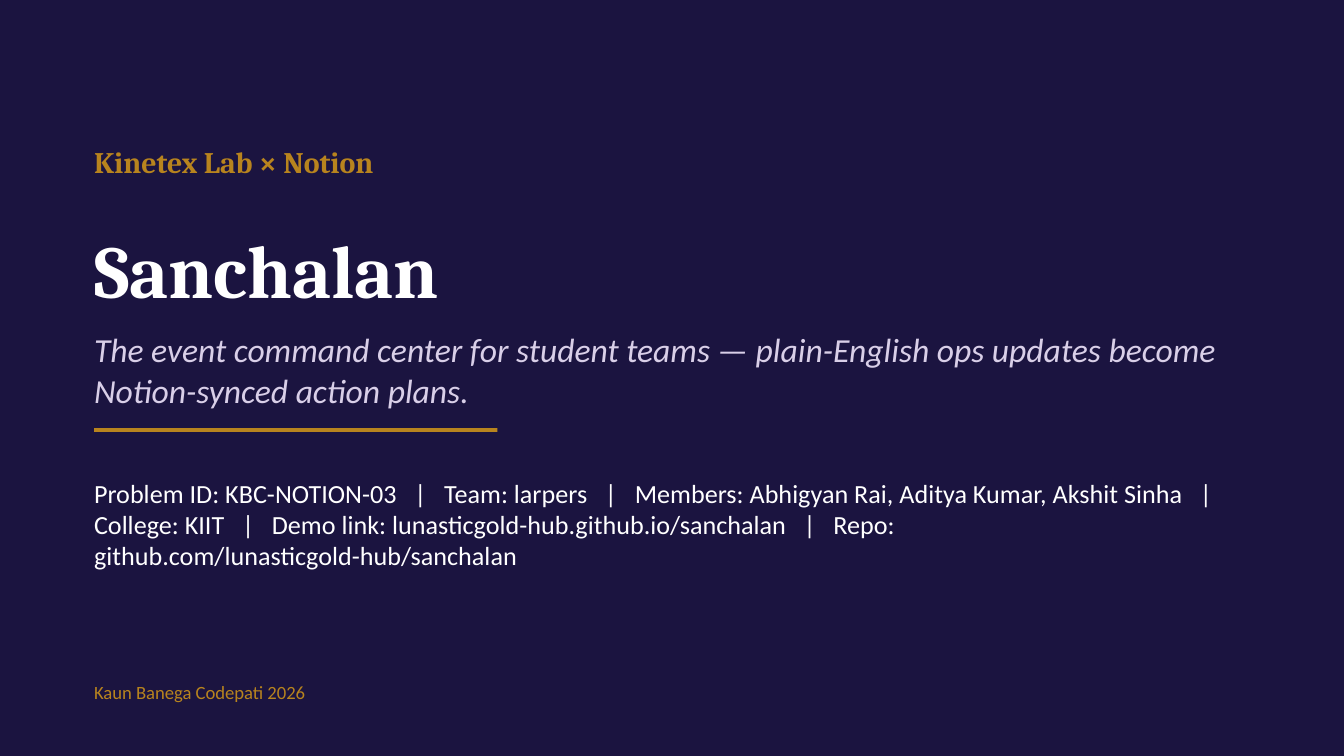
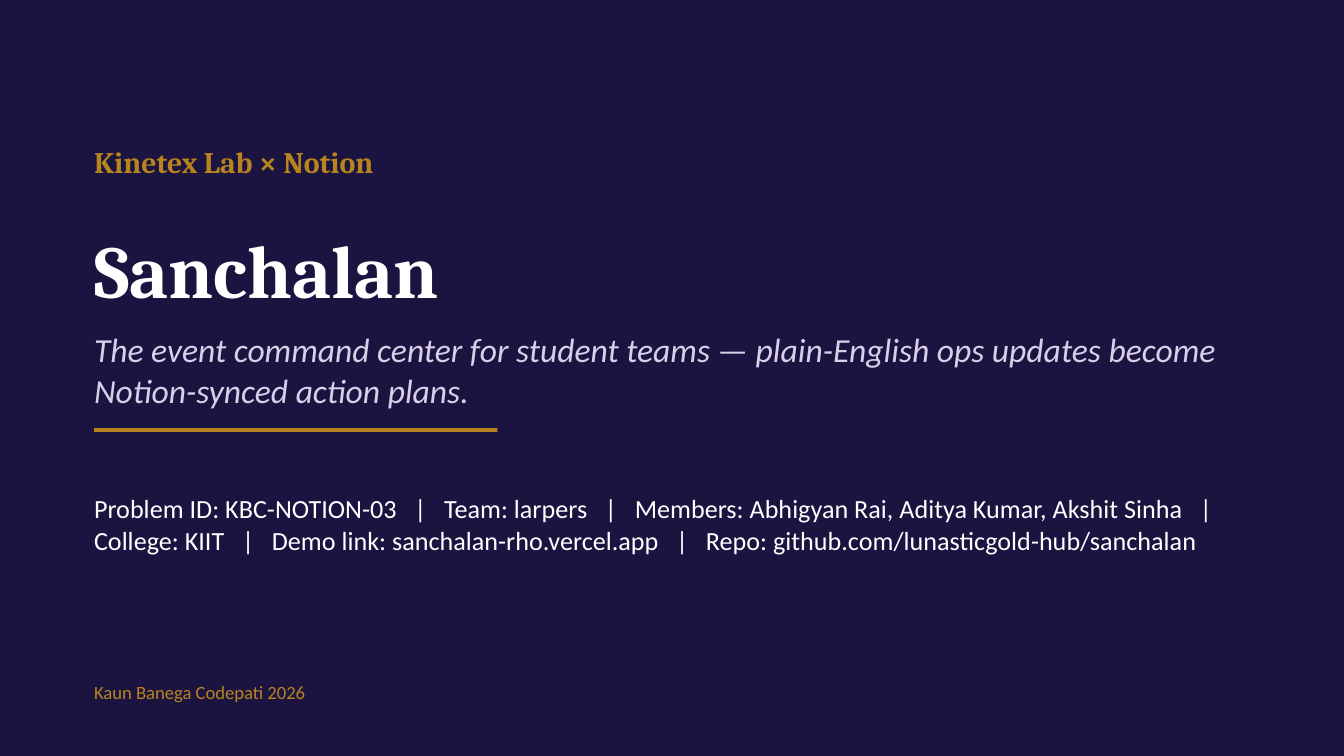
Before and after one commit to lunasticgold-hub/sanchalan, a slide deck: slide 1 of larpers_KBC2026.pptx. Drawn at 1344x756 pixels with LibreOffice and Linux fonts; fonts in the diff are those of the drawing. Boxes give left, top, right and bottom in pixels: in the first picture for what was removed or moved away, otherwise in the second. Text is boxed around its words. In the diff, an @@ line names an element or a change of style, - is before the commit and + after.

Commit message:
Deck: point demo link to Vercel (live backend)

```diff
--- a/larpers_KBC2026.pptx
+++ b/larpers_KBC2026.pptx
@@ text at bbox=[94, 500, 1196, 555]: text changed @@
-Problem ID: KBC-NOTION-03 | Team: larpers | Members: Abhigyan Rai, Aditya Kumar, Akshit Sinha | College: KIIT | Demo link: lunasticgold-hub.github.io/sanchalan | Repo: github.com/lunasticgold-hub/sanchalan
+Problem ID: KBC-NOTION-03 | Team: larpers | Members: Abhigyan Rai, Aditya Kumar, Akshit Sinha | College: KIIT | Demo link: sanchalan-rho.vercel.app | Repo: github.com/lunasticgold-hub/sanchalan
```
